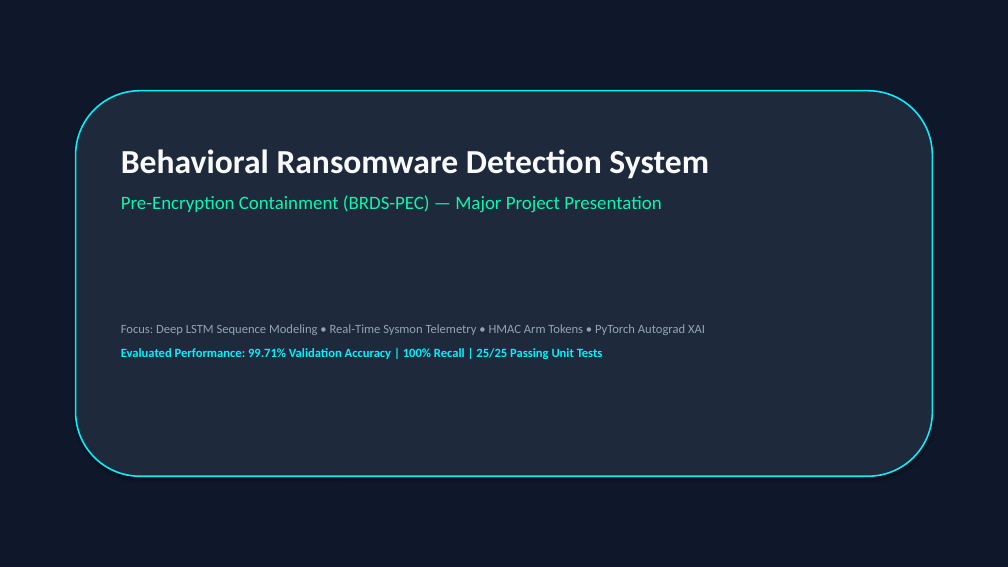
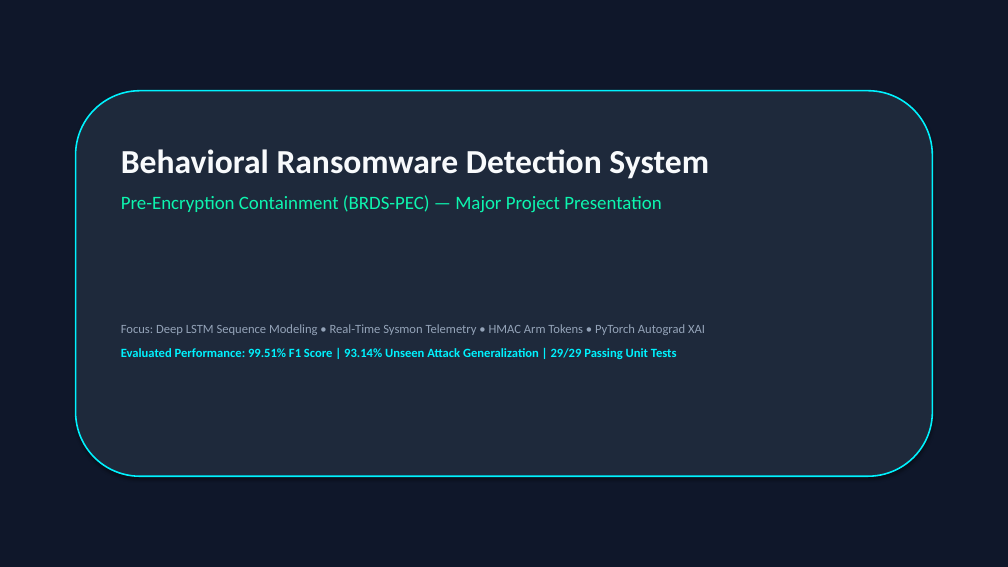
Before and after one commit to arc427/Behavioral-Ransomware-Detection-System-, a slide deck: slide 1 of docs/BRDS_Project_Presentation.pptx. Drawn at 1008x567 pixels with LibreOffice and Linux fonts; fonts in the diff are those of the drawing. Boxes give left, top, right and bottom in pixels: in the first picture for what was removed or moved away, otherwise in the second. Text is boxed around its words. In the diff, an @@ line names an element or a change of style, - is before the commit and + after.

```diff
--- a/docs/BRDS_Project_Presentation.pptx
+++ b/docs/BRDS_Project_Presentation.pptx
@@ text at (121, 348, 677, 359): text changed @@
-Evaluated Performance: 99.71% Validation Accuracy | 100% Recall | 25/25 Passing Unit Tests
+Evaluated Performance: 99.51% F1 Score | 93.14% Unseen Attack Generalization | 29/29 Passing Unit Tests
```
Also in this commit, not shown: 1 other slide changed, 3 other files.
